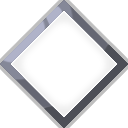
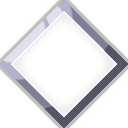
Layers edited between the first and the second w=128, h=128 image:
painted on "사각형 1" (1st of 2) over <box>0,0,128,128</box>
